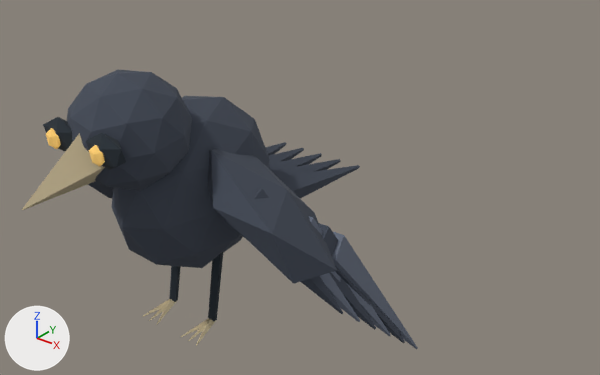
Before and after pictures for a commit that changed the glTF model public/models/characters/hollow_crow.glb.
The view is the same before and after, from a camera (50 mm lens) standing at (1.7, -1.76, 1.93) and looking at (0.17, 0.16, 0.73). Lighting does not change. The marker at lower left points along +X, +Y and +Z. The first picture is the older version. Both versions are drawn at frame 6 of the action 'attack'; the numbers are the values there.

Names of what the first picture shows: 'Bird leg.001', 'Crow breast', 'Crow head', 'Deep eye socket.009', 'Ivory beak', 'Layered flight feather.006', 'Layered flight feather.008', 'Layered flight feather.009', 'Layered flight feather.010', 'Layered flight feather.011', 'Tail feather.004', 'Wing shoulder.001' and 16 more.
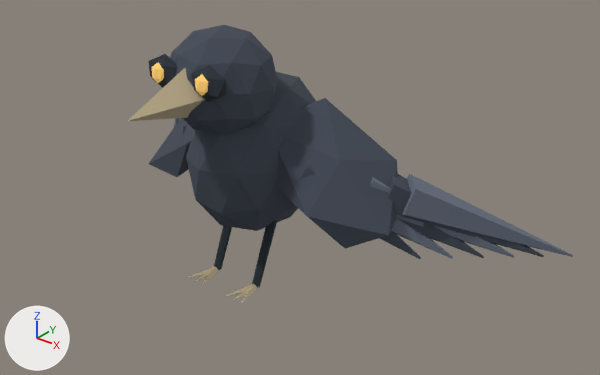
ob_joint_body_005 is not drawn itself; it is the parent of ob_amber_iris_008, ob_amber_iris_009, ob_bird_leg, ob_bird_leg_001, ob_crow_breast, ob_crow_head, ob_deep_eye_socket_008, ob_deep_eye_socket_009.
ob_joint_arm_1_003 is not drawn itself; it is the parent of ob_layered_flight_feather_006, ob_layered_flight_feather_007, ob_layered_flight_feather_008, ob_layered_flight_feather_009, ob_layered_flight_feather_010, ob_layered_flight_feather_011, ob_wing_shoulder_001.
ob_joint_arm__1_003 is not drawn itself; it is the parent of ob_layered_flight_feather, ob_layered_flight_feather_001, ob_layered_flight_feather_002, ob_layered_flight_feather_003, ob_layered_flight_feather_004, ob_layered_flight_feather_005, ob_wing_shoulder.

Pixel boxes (x1, y1, x2, y2) of what changed, in the pictures (600 x 375 px):
'Wing shoulder.001', moved, turned: before (207, 149, 337, 284); after (275, 98, 398, 248)
'Crow breast', moved, turned: before (111, 96, 270, 268); after (186, 72, 316, 231)
'Crow head', moved, turned: before (67, 70, 192, 191); after (170, 25, 278, 135)
'Layered flight feather.011', moved, turned: before (332, 231, 418, 349); after (402, 174, 573, 257)
'Ivory beak', moved, turned: before (22, 133, 105, 210); after (128, 68, 205, 121)
'Layered flight feather.010', moved, turned: before (318, 223, 405, 343); after (388, 174, 544, 257)
'Wing shoulder', moved, turned (mostly hidden before): before (88, 181, 113, 198); after (149, 118, 195, 177)
'Deep eye socket.009', moved, turned: before (86, 133, 126, 170); after (191, 65, 226, 102)
'Layered flight feather.009', moved, turned: before (309, 216, 391, 337); after (370, 177, 514, 258)
'Bird leg.001', moved, turned: before (208, 252, 223, 322); after (252, 220, 277, 288)
'Layered flight feather.008', moved, turned: before (329, 273, 376, 330); after (400, 219, 484, 258)
'Layered flight feather.007', moved, turned: before (320, 273, 360, 322); after (391, 218, 453, 259)
'Tail feather.004', moved, turned (not visible afterwards): before (278, 165, 360, 199)
'Layered flight feather.006', moved, turned: before (224, 188, 343, 314); after (299, 165, 421, 259)
'Deep eye socket.008', moved, turned: before (43, 117, 72, 152); after (149, 54, 177, 88)
'Bird leg', moved, turned: before (169, 266, 181, 302); after (214, 226, 232, 270)
'Tail feather.003', moved, turned (not visible afterwards): before (272, 159, 341, 177)
'Amber iris.009', moved, turned: before (89, 145, 105, 166); after (195, 74, 208, 96)
'Tail feather.002', moved, turned (not visible afterwards): before (269, 153, 322, 171)
'Amber iris.008', moved, turned: before (46, 128, 61, 149); after (151, 62, 164, 83)
'Tail feather.001', moved, turned (not visible afterwards): before (269, 148, 304, 163)
'Talon.005', moved, turned: before (196, 319, 216, 346); after (241, 284, 259, 304)
'Talon.002', moved, turned: before (157, 299, 177, 324); after (202, 267, 221, 285)
'Talon.003', moved, turned: before (180, 318, 209, 337); after (226, 284, 253, 296)
'Talon', moved, turned: before (142, 299, 170, 317); after (187, 266, 215, 278)
'Tail feather', moved, turned (not visible afterwards): before (265, 142, 287, 156)
'Talon.004', moved, turned: before (188, 319, 210, 341); after (233, 284, 254, 300)
'Talon.001', moved, turned: before (149, 300, 170, 321); after (195, 267, 215, 282)
'Layered flight feather', moved, turned (not visible before): after (183, 126, 187, 135)
'Layered flight feather.005', moved, turned (not visible before): after (174, 118, 177, 127)

Diff of the bpy script that builds the scene:
```diff
--- a/public/models/characters/hollow_crow.glb.py
+++ b/public/models/characters/hollow_crow.glb.py
@@ ob_joint_body_005 @@
 ob_joint_body_005.parent = ob_hollow_crow
-ob_joint_body_005.location = (0.0, -0.156, 0.82)
-ob_joint_body_005.rotation_euler = (0.113, 0.0, 0.0)  # degrees (6.5, 0, 0)
+ob_joint_body_005.location = (0.0, 0.157, 0.82)
+ob_joint_body_005.rotation_euler = (-0.115, 0.0, 0.0)  # degrees (-6.6, 0, 0)
@@ ob_joint_arm_1_003 @@
 ob_joint_arm_1_003.location = (0.14, 0.0, 0.1)
-ob_joint_arm_1_003.rotation_euler = (-0.509, 0.66, 0.0)  # degrees (-29, 38, 0)
+ob_joint_arm_1_003.rotation_euler = (0.52, 0.66, 0.0)  # degrees (30, 38, 0)
@@ ob_joint_arm__1_003 @@
 ob_joint_arm__1_003.location = (-0.14, 0.0, 0.1)
-ob_joint_arm__1_003.rotation_euler = (-0.509, -0.66, 0.0)  # degrees (-29, -38, 0)
+ob_joint_arm__1_003.rotation_euler = (0.52, -0.66, 0.0)  # degrees (30, -38, 0)
```
